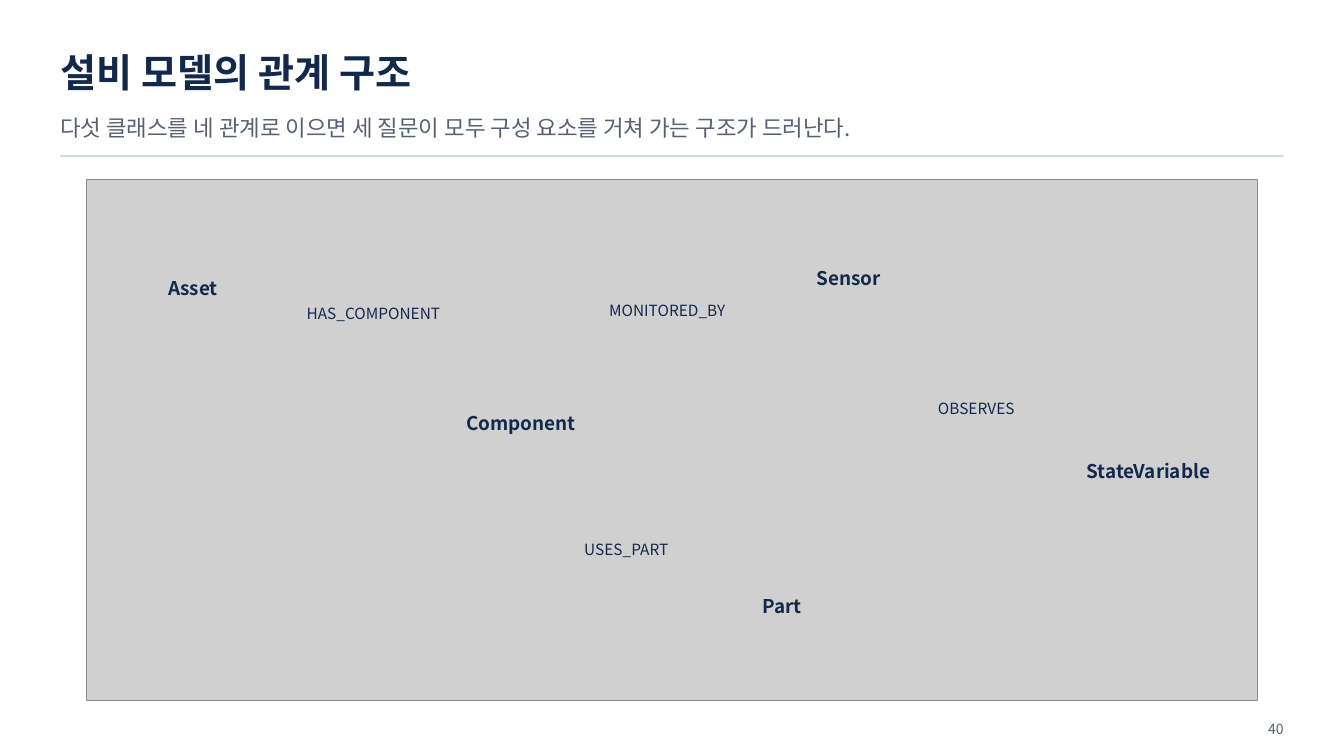
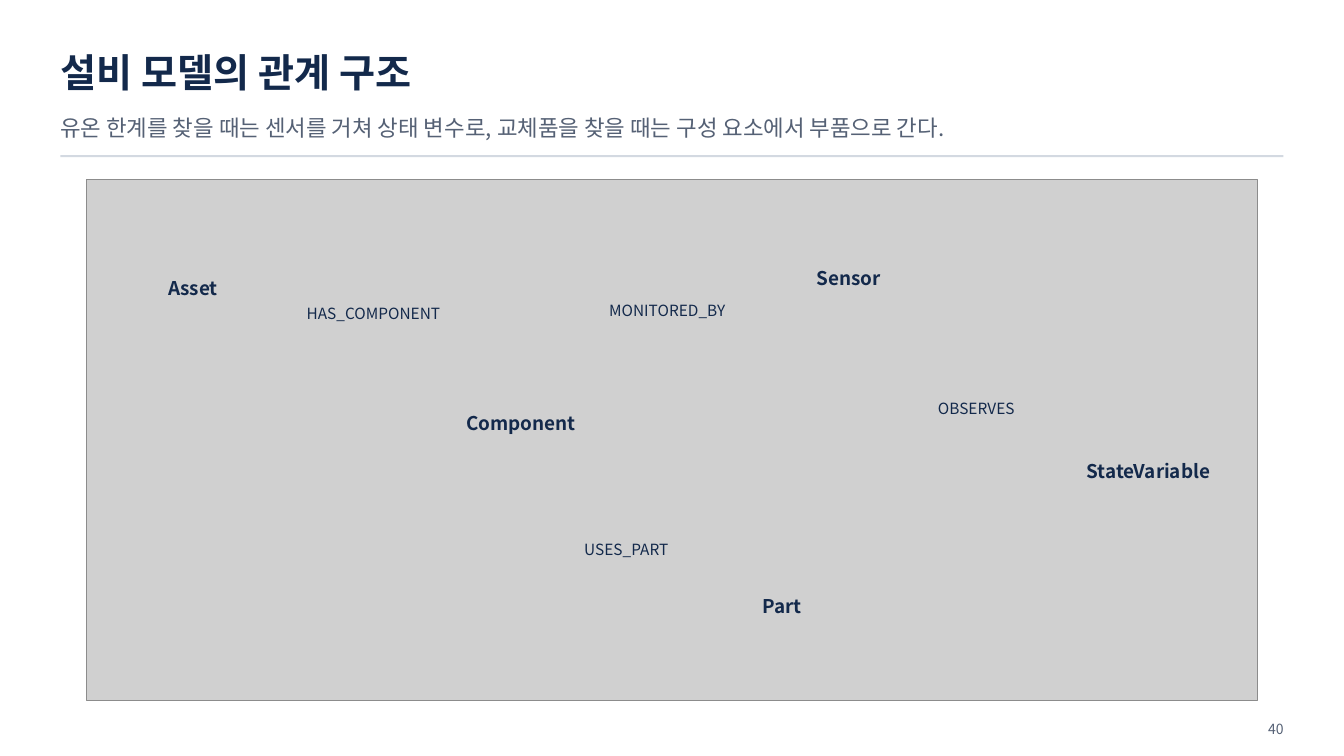
Before and after one commit to uengine-oss/hyd-iot-edu, a slide deck: slide 40 of workspace/강의제작/산출물/통합반/이론/02회차/통합반_02일차.pptx. Drawn at 1344x756 pixels with LibreOffice and Linux fonts; fonts in the diff are those of the drawing; grey boxes stand for pictures. Boxes give left, top, right and bottom in pixels: in the first picture for what was removed or moved away, otherwise in the second. Text is boxed around its words. In the diff, an @@ line names an element or a change of style, - is before the commit and + after.

Commit message:
통합반 2회차 37~43장의 설계 질문과 공급사 승인을 개편하고 편별 강조·쉼을 저장

```diff
--- a/workspace/강의제작/산출물/통합반/이론/02회차/통합반_02일차.pptx
+++ b/workspace/강의제작/산출물/통합반/이론/02회차/통합반_02일차.pptx
@@ text at (60,117,945,140): text changed @@
-다섯 클래스를 네 관계로 이으면 세 질문이 모두 구성 요소를 거쳐 가는 구조가 드러난다.
+유온 한계를 찾을 때는 센서를 거쳐 상태 변수로, 교체품을 찾을 때는 구성 요소에서 부품으로 간다.
```
Also in this commit, not shown: 6 other slides changed, 17 other files.
